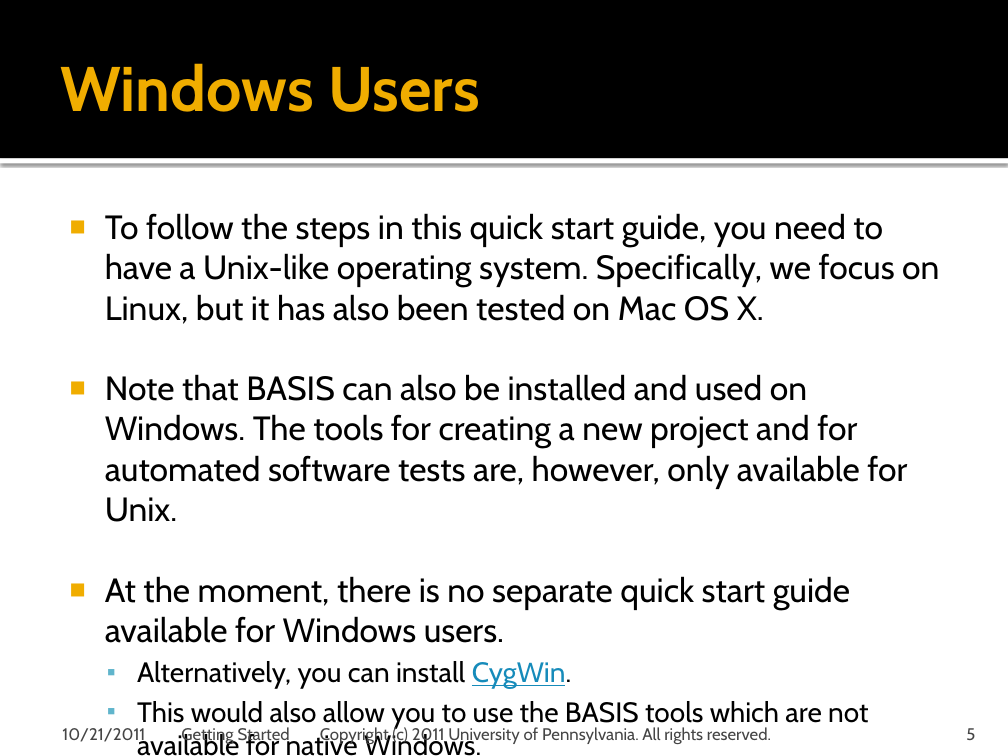
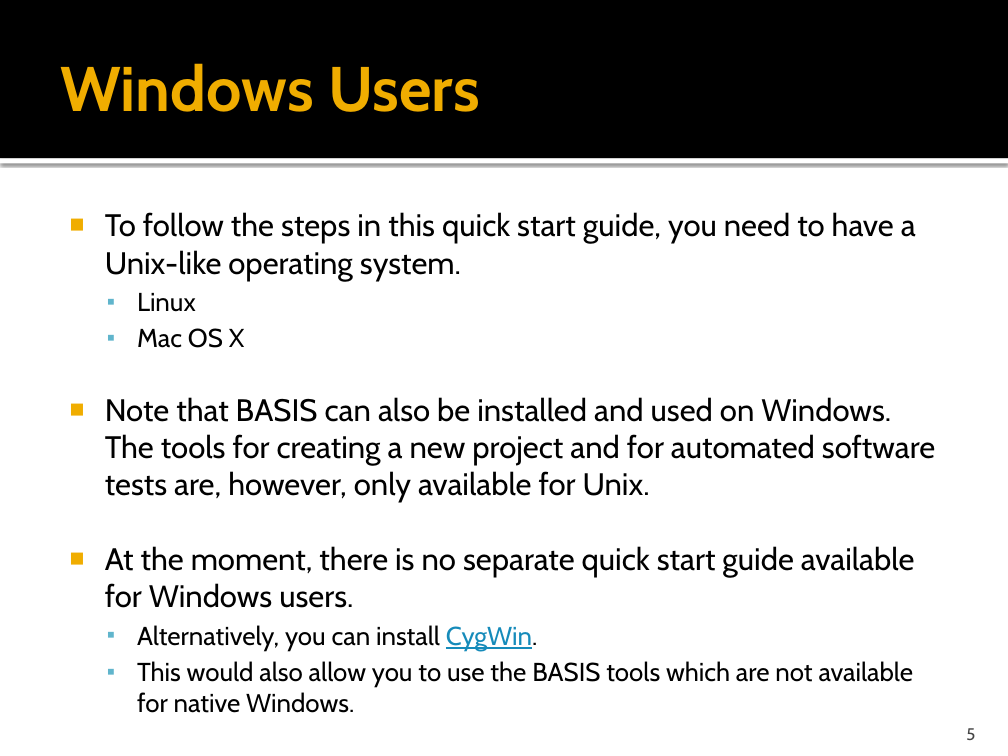
Before and after one commit to cmake-basis/legacy, a slide deck: slide 5 of doc/tutorials/BASIS Quick Start Guide - 01 Getting Started.pptx. Drawn at 1008x756 pixels with LibreOffice and Linux fonts; fonts in the diff are those of the drawing; background and template pictures are left out. Boxes give left, top, right and bottom in pixels: in the first picture for what was removed or moved away, otherwise in the second. Text is boxed around its words. In the diff, an @@ line names an element or a change of style, - is before the commit and + after.

```diff
--- a/doc/tutorials/BASIS Quick Start Guide - 01 Getting Started.pptx
+++ b/doc/tutorials/BASIS Quick Start Guide - 01 Getting Started.pptx
@@ text at (x1=105, y1=212, x2=916, y2=348): text changed; size 24 to 22.2 pt @@
-■ To follow the steps in this quick start guide, you need to have a Unix-like operating system. Specifically, we focus on Linux, but it has also been tested on Mac OS X.
+■ To follow the steps in this quick start guide, you need to have a Unix-like operating system.
+  ▪ Linux
+  ▪ Mac OS X
@@ text at (x1=105, y1=397, x2=935, y2=713): size 24 to 22.2 pt in "Note that BASIS can also be installed ...", "At the moment, there is no separate ..."; size 20 to 18.5 pt in "Alternatively, you can install CygWin.", "This would also allow you to use ..." @@
@@ text removed at (x1=62, y1=728, x2=145, y2=745) @@
-10/21/2011
@@ text removed at (x1=181, y1=727, x2=771, y2=745) @@
-Getting Started Copyright (c) 2011 University of Pennsylvania. All rights reserved.
```
Also in this commit, not shown: 10 other slides changed.
